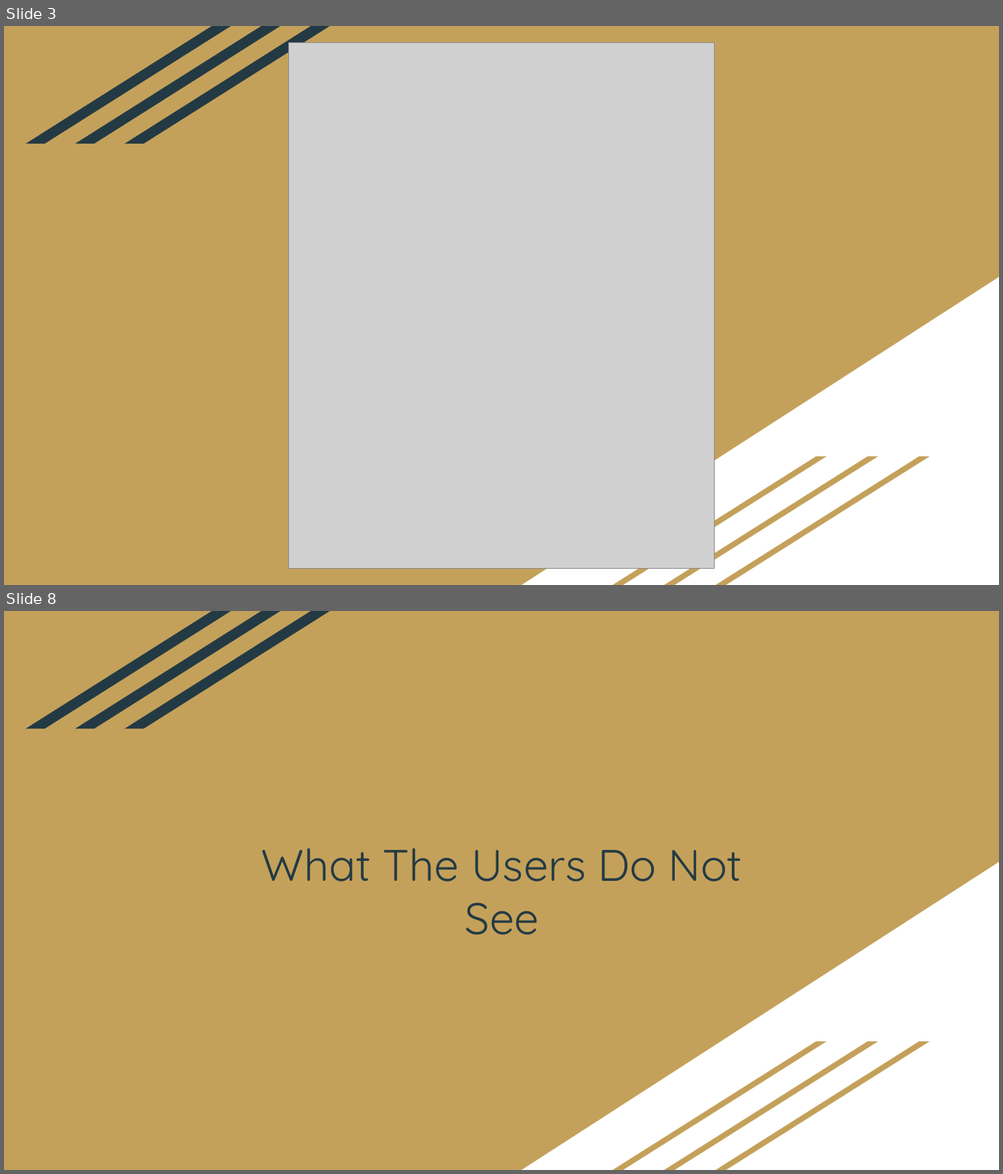
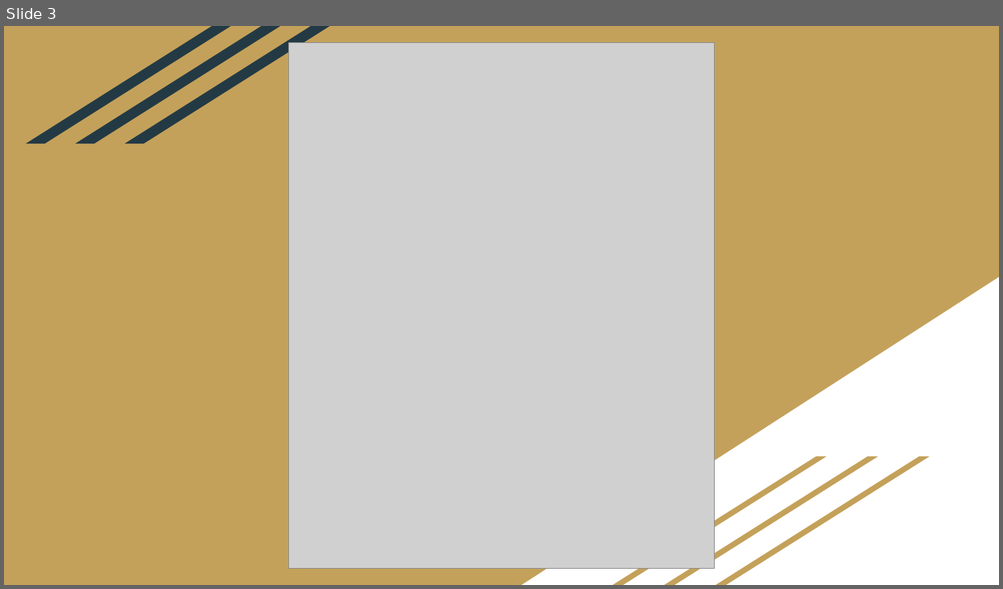
Before and after one commit to DustinWZook/Atlas-Itinerary, a slide deck: Documents/Project Design/Project Design.pptx. Shown one above the other, each under a label of ours: slides 3 and 8 before the commit, slide 3 after it; the slides between them are not shown. The pictures are 1003x1174 and 1003x589 pixels, drawn with LibreOffice and Linux fonts; fonts in the diff are those of the drawing; grey boxes stand for pictures. Boxes give left, top, right and bottom in pixels: in the first picture for what was removed or moved away, otherwise in the second. Text is boxed around its words. In the diff, an @@ line names an element or a change of style, - is before the commit and + after.

```diff
--- a/Documents/Project Design/Project Design.pptx
+++ b/Documents/Project Design/Project Design.pptx
@@ slide 8 removed at <box>4,611,999,1170</box>, background #C4A15A; not listed: 7 template elements that a slide beside it also shows @@
@@ title removed at <box>262,849,742,935</box> @@
-What The Users Do Not See
```
Also in this commit, not shown: 5 slides changed, 7 slides added, 7 other slides removed.
